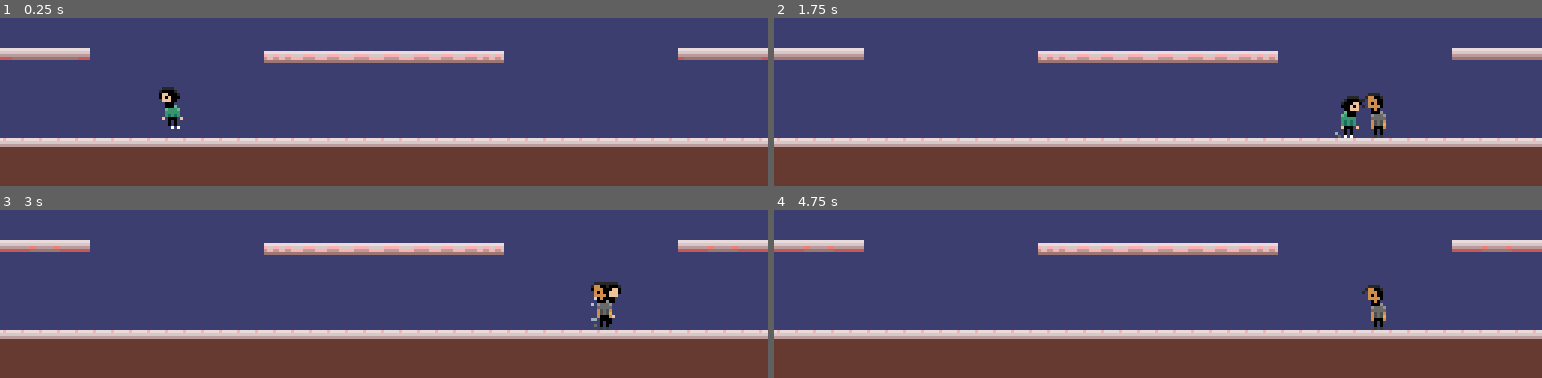
Above: before the commit, frames 1-4 (two rows, left to right).
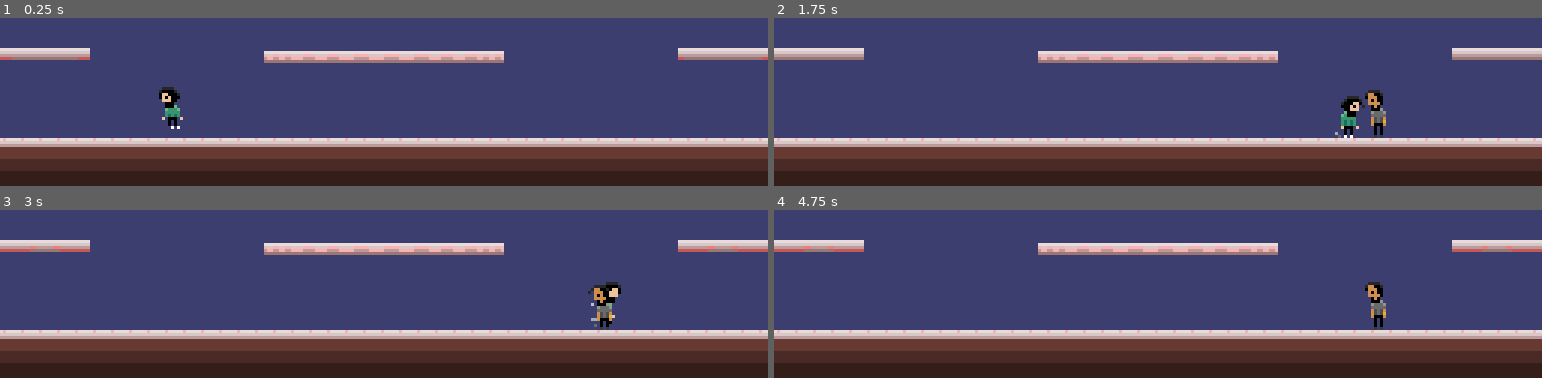
Above: after the commit, the same moments.

Repository: zequintino/showdown_in_the_sky
Game: Godot game, scene res://scenes/main.tscn
Two runs of this game, one before a commit and one after it. Both use one fixed random seed, a clock stepped at 60 frames per second and the inputs below.
Inputs:
- Up to frame 1 (0.25 s): no input
- Up to frame 2 (1.75 s): hold D (move_right_1) from 0.53 s (still down); tap F (dash_1) at 0.6 s; tap Space (jump_1) at 0.77, 1.52 s; tap G (kick_1) at 1.35 s
- Up to frame 3 (3 s): release D (move_right_1) at 2.03 s; hold A (move_left_1) 2.03-2.78 s; tap Ctrl (punch_1) at 2.1 s; hold D (move_right_1) from 2.78 s (still down); tap F (dash_1) at 2.85 s
- Up to frame 4 (4.75 s): tap Space (jump_1) at 3.02, 3.77, 4.52 s; tap G (kick_1) at 3.6 s; release D (move_right_1) at 4.28 s; hold A (move_left_1) from 4.28 s (still down); tap Ctrl (punch_1) at 4.35 s

The runs differ from the first frame. In frame 1, 16% of the frame differs, in the area x 0-100%, y 83-100%; in frame 2, 16%, in the area x 0-100%, y 42-100%; in frame 3, 16%; in frame 4, 16%.

Commit message:
new paltform rules

Diff:
--- a/scenes/main.tscn
+++ b/scenes/main.tscn
@@ -32,8 +32,9 @@
 z_index = 1
 texture_filter = 1
 material = ExtResource("1_h01jb")
-offset_right = 213.0
-offset_bottom = 120.0
+custom_minimum_size = Vector2(256, 144)
+offset_right = 256.0
+offset_bottom = 144.0
 
 [node name="Camera2D" type="Camera2D" parent="."]
 texture_filter = 1
--- a/scenes/platform.tscn
+++ b/scenes/platform.tscn
@@ -26,6 +26,8 @@
 size = Vector2(80, 4)
 
 [sub_resource type="PlaceholderTexture2D" id="PlaceholderTexture2D_e1oe4"]
+
+[sub_resource type="PlaceholderTexture2D" id="PlaceholderTexture2D_ygicg"]
 
 [sub_resource type="OccluderPolygon2D" id="OccluderPolygon2D_4hpef"]
 polygon = PackedVector2Array(-39, -3, -39, 0.999996, 41, 0.999996, 41, -3)
@@ -86,7 +88,7 @@
 grow_horizontal = 2
 grow_vertical = 0
 min_value = 1.0
-max_value = 1500.0
+max_value = 1370.0
 value = 1.0
 rounded = true
 fill_mode = 6
@@ -98,7 +100,7 @@
 position = Vector2(8.28505e-05, 24.5)
 shape = SubResource("RectangleShape2D_b4hx1")
 
-[node name="PlatformStaticBody" type="AnimatableBody2D" parent="PathFollow"]
+[node name="PlatformStatic" type="AnimatableBody2D" parent="PathFollow"]
 texture_filter = 1
 position = Vector2(23, 1.00536e-06)
 rotation = 1.5708
@@ -106,13 +108,13 @@
 constant_linear_velocity = Vector2(0, -16)
 sync_to_physics = false
 
-[node name="PlatformCollision" type="CollisionShape2D" parent="PathFollow/PlatformStaticBody"]
+[node name="PlatformCollision" type="CollisionShape2D" parent="PathFollow/PlatformStatic"]
 texture_filter = 3
 position = Vector2(8.17776e-05, 27)
 shape = SubResource("RectangleShape2D_ldp7e")
 one_way_collision = true
 
-[node name="PointLight" type="PointLight2D" parent="PathFollow"]
+[node name="UfoLight" type="PointLight2D" parent="PathFollow"]
 position = Vector2(20.6688, 0.119848)
 rotation = 1.5708
 scale = Vector2(1.11111, 2.5246)
@@ -123,6 +125,15 @@
 texture = SubResource("PlaceholderTexture2D_e1oe4")
 texture_scale = 18.0
 
+[node name="PlatformLight" type="PointLight2D" parent="PathFollow"]
+visible = false
+position = Vector2(-3, -1.086e-05)
+scale = Vector2(0.500025, 19.8899)
+energy = 16.0
+shadow_enabled = true
+shadow_color = Color(0.0383972, 0.0383972, 0.0383972, 0)
+texture = SubResource("PlaceholderTexture2D_ygicg")
+
 [node name="LightOccluder" type="LightOccluder2D" parent="PathFollow"]
 position = Vector2(-5, -1)
 rotation = 1.5708
--- a/scenes/raj.tscn
+++ b/scenes/raj.tscn
@@ -108,9 +108,9 @@
 "duration": 1.0,
 "texture": SubResource("AtlasTexture_olfoi")
 }],
-"loop": true,
+"loop": false,
 "name": &"dash",
-"speed": 4.0
+"speed": 14.0
 }, {
 "frames": [{
 "duration": 1.0,
@@ -121,7 +121,7 @@
 }],
 "loop": true,
 "name": &"fall",
-"speed": 4.0
+"speed": 6.0
 }, {
 "frames": [{
 "duration": 1.0,
@@ -133,9 +133,9 @@
 "duration": 1.0,
 "texture": SubResource("AtlasTexture_djlje")
 }],
-"loop": true,
+"loop": false,
 "name": &"hurt",
-"speed": 4.0
+"speed": 8.0
 }, {
 "frames": [{
 "duration": 1.0,
@@ -146,7 +146,7 @@
 }],
 "loop": true,
 "name": &"idle",
-"speed": 4.0
+"speed": 2.0
 }, {
 "frames": [{
 "duration": 1.0,
@@ -155,9 +155,9 @@
 "duration": 1.0,
 "texture": SubResource("AtlasTexture_sl6oo")
 }],
-"loop": true,
+"loop": false,
 "name": &"jump",
-"speed": 4.0
+"speed": 6.0
 }, {
 "frames": [{
 "duration": 1.0,
@@ -169,9 +169,9 @@
 "duration": 1.0,
 "texture": SubResource("AtlasTexture_yu70e")
 }],
-"loop": true,
+"loop": false,
 "name": &"kick",
-"speed": 4.0
+"speed": 12.0
 }, {
 "frames": [{
 "duration": 1.0,
@@ -183,9 +183,9 @@
 "duration": 1.0,
 "texture": SubResource("AtlasTexture_3jy5c")
 }],
-"loop": true,
+"loop": false,
 "name": &"punch",
-"speed": 4.0
+"speed": 10.0
 }, {
 "frames": [{
 "duration": 1.0,
@@ -202,7 +202,7 @@
 }],
 "loop": true,
 "name": &"walk",
-"speed": 4.0
+"speed": 10.0
 }]
 
 [sub_resource type="RectangleShape2D" id="RectangleShape2D_6dlll"]
@@ -254,7 +254,7 @@
 [node name="AnimSprite" type="AnimatedSprite2D" parent="."]
 texture_filter = 1
 sprite_frames = SubResource("SpriteFrames_6rg3t")
-animation = &"kick"
+animation = &"walk"
 metadata/_aseprite_wizard_config_ = {
 "layer": "raj",
 "o_ex_p": "",
--- a/scenes/ze.tscn
+++ b/scenes/ze.tscn
@@ -235,7 +235,7 @@
 [node name="AnimSprite" type="AnimatedSprite2D" parent="."]
 texture_filter = 1
 sprite_frames = SubResource("SpriteFrames_rmjvk")
-animation = &"idle"
+animation = &"walk"
 metadata/_aseprite_wizard_config_ = {
 "layer": "ze",
 "o_ex_p": "",
--- a/scripts/platform.gd
+++ b/scripts/platform.gd
@@ -3,7 +3,7 @@
 @onready var parent = get_parent()
 @onready var platform_path_follow = $PathFollow
 @onready var progress_bar = $PathFollow/ScoreArea/Control/ProgressBar
-@onready var point_light = $PathFollow/PointLight
+@onready var ufo_light = $PathFollow/UfoLight
 @onready var timer = Node
 @onready var timer_sprite = Node2D
 @onready var canvas_layer = Node2D
@@ -14,6 +14,7 @@
 var countdown = false
 var progress_max = 23.0
 var progress_min = 0.0
+var controlling_players = []
 
 
 func _ready():
@@ -23,9 +24,9 @@
 
 
 func _physics_process(delta):
-	handle_movement(delta)
-	calculate_score()
-
+	if controlling_players.size() < 2:
+		handle_movement(delta)
+		calculate_score()
 
 
 func handle_movement(delta):
@@ -49,26 +50,32 @@
 	handle_ufo_light()
 
 
-
 func handle_ufo_light():
 	if controlling_platform:
-		if point_light.energy < 16.0:
-			point_light.energy += 0.011
+		if ufo_light.energy < 16.0:
+			ufo_light.energy += 0.011
 	else:
-		if point_light.energy > 0.0:
-			point_light.energy -= 0.011
+		if ufo_light.energy > 0.0:
+			ufo_light.energy -= 0.011
 
 
-
-func _on_score_area_body_entered(_body):
-	controlling_platform = true
+func _on_score_area_body_entered(body):
+	controlling_players.append(body)
+	if controlling_players.size() < 2:
+		controlling_platform = true
+	else :
+		controlling_platform = false
 	# countdown = false
 	# timer_sprite.show()
 	# timer.stop()
 
 
-func _on_score_area_body_exited(_body):
-	controlling_platform = false
+func _on_score_area_body_exited(body):
+	controlling_players.erase(body)
+	if controlling_players.size() < 1:
+		controlling_platform = false
+	else :
+		controlling_platform = true
 	# countdown = false
 	# timer_sprite.hide()
 	# timer.stop()
--- a/scripts/player.gd
+++ b/scripts/player.gd
@@ -26,7 +26,6 @@
 @export_range(0.0, 50.0) var double_jump_speed = -10.0
 ## Player input resource file
 @export var player_input: Resource = null
-
 
 @onready var states = $States
 @onready var state_label = $StateLabel
--- a/shaders/materials/crt_material.tres
+++ b/shaders/materials/crt_material.tres
@@ -4,16 +4,16 @@
 
 [resource]
 shader = ExtResource("1")
-shader_parameter/screen_base_size = 120.0
-shader_parameter/sharpness_h = 0.0
-shader_parameter/sharpness_v = 0.0
-shader_parameter/mask_strength = 0.25
+shader_parameter/screen_base_size = 256.0
+shader_parameter/sharpness_h = 1.0
+shader_parameter/sharpness_v = 1.0
+shader_parameter/mask_strength = 0.0
 shader_parameter/mask_dot_width = 1.0
 shader_parameter/mask_dot_height = 1.0
-shader_parameter/mask_stagger = 0.0
+shader_parameter/mask_stagger = 20.0
 shader_parameter/mask_size = 1.0
 shader_parameter/scanline_strength = 1.0
-shader_parameter/scanline_beam_width_min = 4.5
+shader_parameter/scanline_beam_width_min = 5.0
 shader_parameter/scanline_beam_width_max = 5.0
 shader_parameter/scanline_bright_min = 0.0
 shader_parameter/scanline_bright_max = 1.0
Binary file changed: aseprite/background.aseprite
Binary file changed: scenes/background.png
Not shown: 1 places in scenes/platform.tscn that only renumber resources
